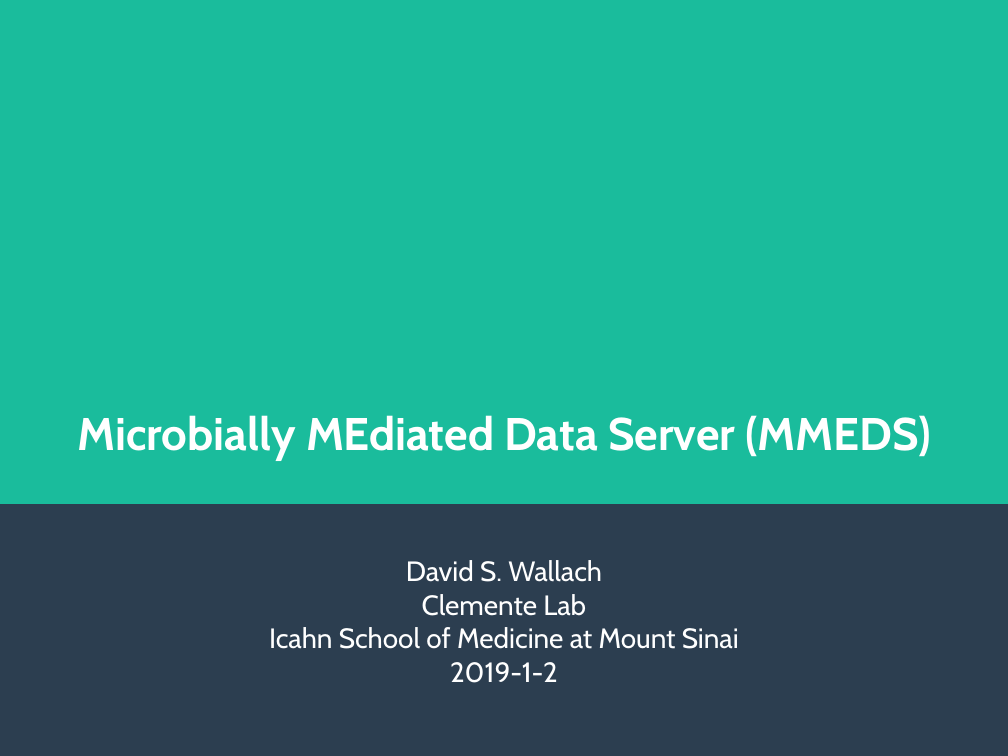
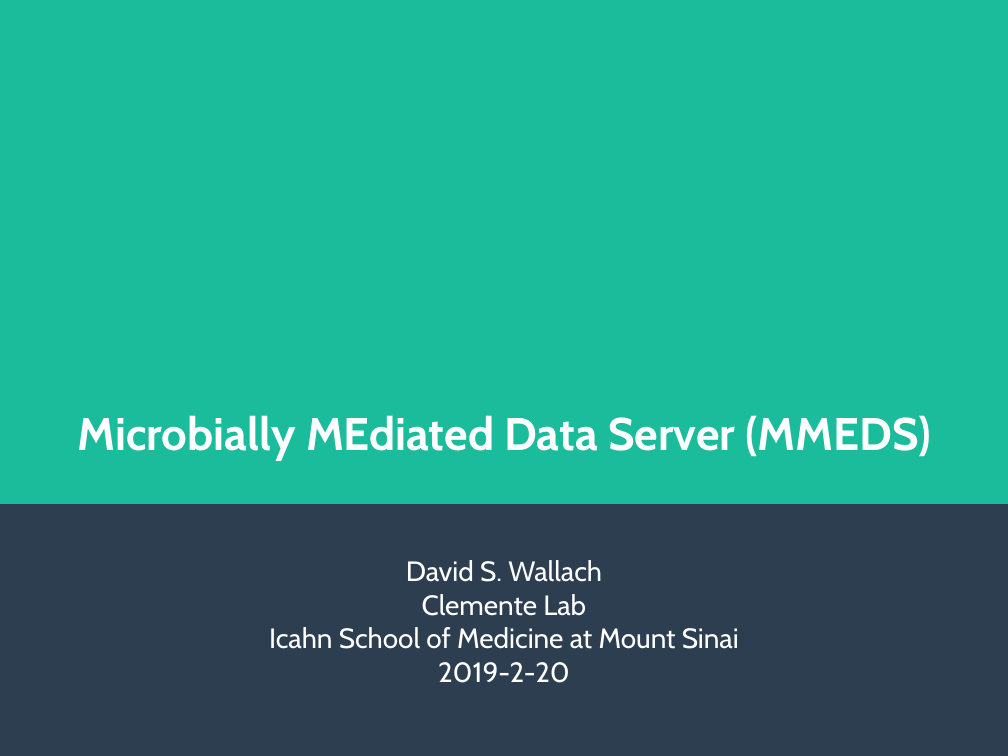
Before and after one commit to clemente-lab/mmeds-meta, a slide deck: slide 1 of sql/mmeds.odp. Drawn at 1008x756 pixels with LibreOffice and Linux fonts; fonts in the diff are those of the drawing. Boxes give left, top, right and bottom in pixels: in the first picture for what was removed or moved away, otherwise in the second. Text is boxed around its words. In the diff, an @@ line names an element or a change of style, - is before the commit and + after.

Commit message:
Updated presentation

```diff
--- a/sql/mmeds.odp
+++ b/sql/mmeds.odp
@@ subtitle at (438, 662, 570, 683): text changed @@
-2019-1-2
+2019-2-20
```
Also in this commit, not shown: 7 slides added, 1 other file.
